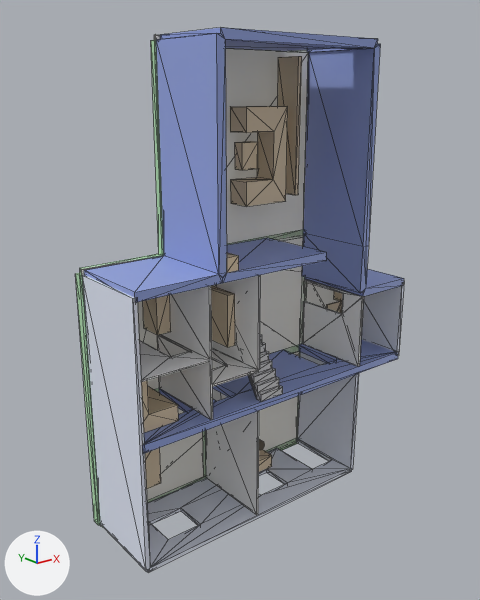
What one commit did to the glTF model cortijo/distribucion_deseada.glb.
Camera for both pictures: a 50 mm lens placed at (-8.48, -18.12, 14.07), pointed at (5.15, -1.09, 7.26). Lighting does not change. The marker at lower left points along +X, +Y and +Z. The picture after the commit comes second. Mesh edges are drawn as thin lines.

Names of what the first picture shows: 'escalera', 'mobiliario', 'muros_14cm', 'muros_29cm', 'solera', 'tabiques_7cm', 'zunchos'.
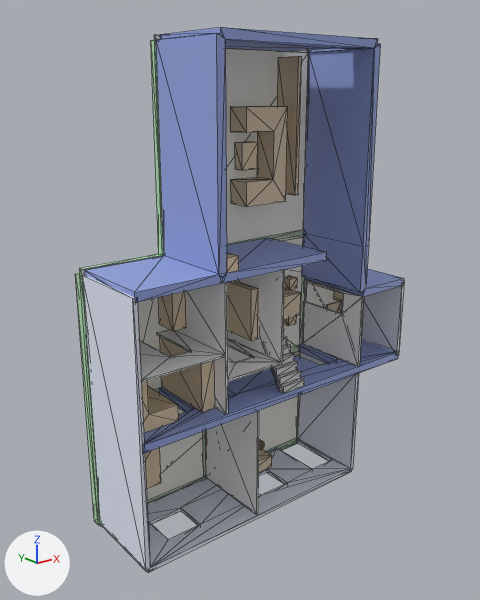
Location of each change, [x1, y1, x2, y2] in pixels of the pictures (480 x 600 px; the box of a moved part takes in the faces that stretch with it):
'tabiques_7cm', reshaped: before [139, 275, 364, 515]; after [139, 270, 364, 515]
'escalera', moved: before [248, 334, 283, 402]; after [271, 329, 304, 393]
part 1 of me_geometry_4, moved or reshaped: before [141, 286, 213, 420]; after [141, 282, 228, 414]
part 2 of me_geometry_4, moved or reshaped: before [212, 275, 261, 387]; after [228, 270, 285, 382]
part 3 of me_geometry_4, moved or reshaped: before [212, 348, 257, 385]; after [228, 339, 281, 380]
part 5 of me_geometry_6, added (brown): after [160, 337, 215, 412]
part 6 of me_geometry_6, moved or reshaped: before [143, 295, 171, 335]; after [158, 292, 186, 331]
part 7 of me_geometry_6, moved or reshaped: before [211, 286, 235, 347]; after [227, 281, 258, 341]
part 8 of me_geometry_6, added (brown): after [284, 289, 301, 319]
part 9 of me_geometry_6, added: after [284, 316, 297, 326]
part 10 of me_geometry_6, added: after [284, 275, 298, 290]

What changed in the scene script:
```text
Change me_geometry_4:
    where me_geometry_4.from_pydata(...)  # 70 vertices, 128 faces; spans x 0.07..9.31, y -3.0..0.0, z 0.07..8.68
    used by ob_tabiques_7cm; location = (0.0, 0.0, 0.0)
    me_geometry_4 part 1: all 16 vertices in x 2.46..2.54, y -3.0..0.0, z 4.34..8.68 are moved by (0.6, 0.0, 0.0)
    me_geometry_4 part 2: all 10 vertices in x 4.36..4.43, y -3.0..0.0, z 5.45..8.68 are moved by (1.0, 0.0, 0.0)
    me_geometry_4 part 3: all 8 vertices in x 3.05..3.85, y -2.05..0.0, z 5.45..5.52 are moved by (1.15, 0.0, 0.0)
Change me_geometry_5:
    used by ob_escalera; location = (0.0, 0.0, 0.0)
    remove me_geometry_5.from_pydata(...)  # 78 vertices, 152 faces; spans x 4.43..6.16, y -3.08..0.0, z 4.4..8.68
    add me_geometry_5.from_pydata(...)  # 78 vertices, 152 faces; spans x 5.43..7.16, y -3.08..0.0, z 4.4..8.68
    me_geometry_5 part 4: the whole mesh is moved by (1.0, 0.0, 0.0)
Change me_geometry_6:
    used by ob_mobiliario; location = (0.0, 0.0, 0.0)
    remove me_geometry_6.from_pydata(...)  # 926 vertices, 1772 faces; spans x 0.1..11.5, y -3.0..0.0, z 0.1..15.2
    add me_geometry_6.from_pydata(...)  # 990 vertices, 1868 faces; spans x 0.1..11.5, y -3.0..0.0, z 0.1..15.2
    me_geometry_6 part 5: a new loose piece, a box spanning x 2.57..3.07, y -2.4..0.0, z 4.34..6.26, in mat_defaultmaterial_006
    me_geometry_6 part 6: the loose piece of 8 vertices spanning x 2.0..2.5, y -0.9..0.0, z 6.7..8.1 is moved by (0.6, 0.0, 0.0)
    me_geometry_6 part 7: the loose piece of 8 vertices spanning x 4.1..4.4, y -1.8..0.0, z 6.0..7.8 is moved by (1.0, 0.0, 0.0)
    me_geometry_6 part 8: a new loose piece, a box spanning x 6.75..8.35, y -0.75..0.0, z 5.95..6.85, in mat_defaultmaterial_006
    me_geometry_6 part 9: a new loose piece, a box spanning x 8.05..8.45, y -0.45..0.0, z 5.5..5.9, in mat_defaultmaterial_006
    me_geometry_6 part 10: a new loose piece, a box spanning x 8.05..8.45, y -0.45..0.0, z 6.95..7.35, in mat_defaultmaterial_006
    other edits to the shape of me_geometry_6 do not show in these pictures
```
